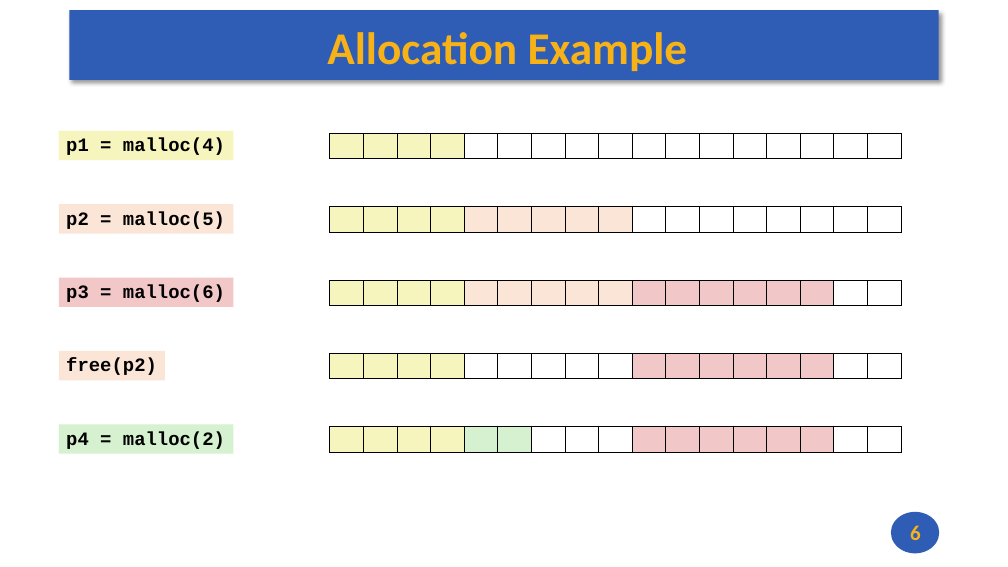
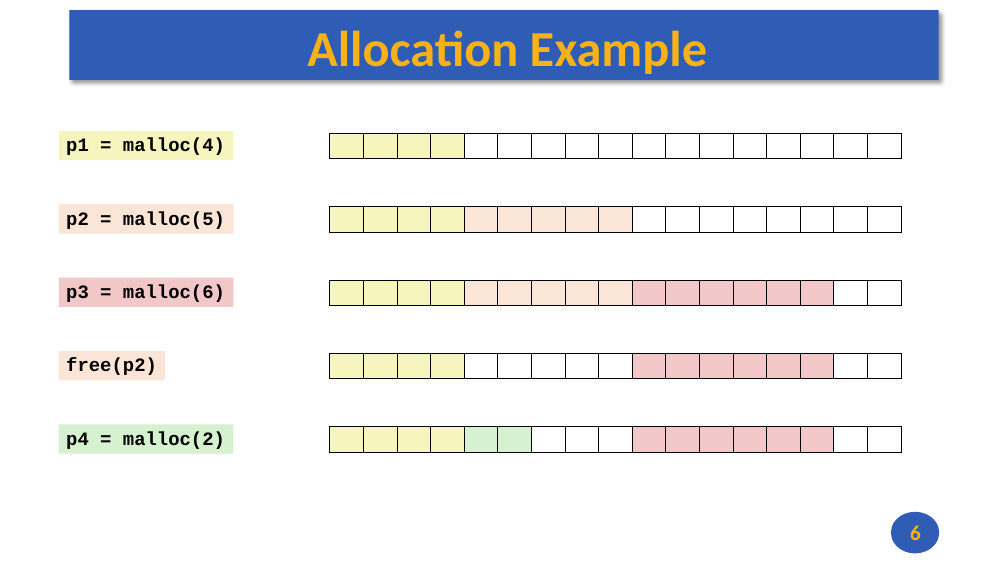
Before and after one commit to andrewt0301/hse-acos-course, a slide deck: slide 6 of docs/part2os/05_Strings/OS_Lecture_05.pptx. Drawn at 1008x567 pixels with LibreOffice and Linux fonts; fonts in the diff are those of the drawing. Boxes give left, top, right and bottom in pixels: in the first picture for what was removed or moved away, otherwise in the second. Text is boxed around its words. In the diff, an @@ line names an element or a change of style, - is before the commit and + after.

```diff
--- a/docs/part2os/05_Strings/OS_Lecture_05.pptx
+++ b/docs/part2os/05_Strings/OS_Lecture_05.pptx
@@ title "Allocation Example" at [307,30,707,74]: size 43.2 to 48 pt @@
```
Also in this commit, not shown: 7 other slides changed, 1 other file.
